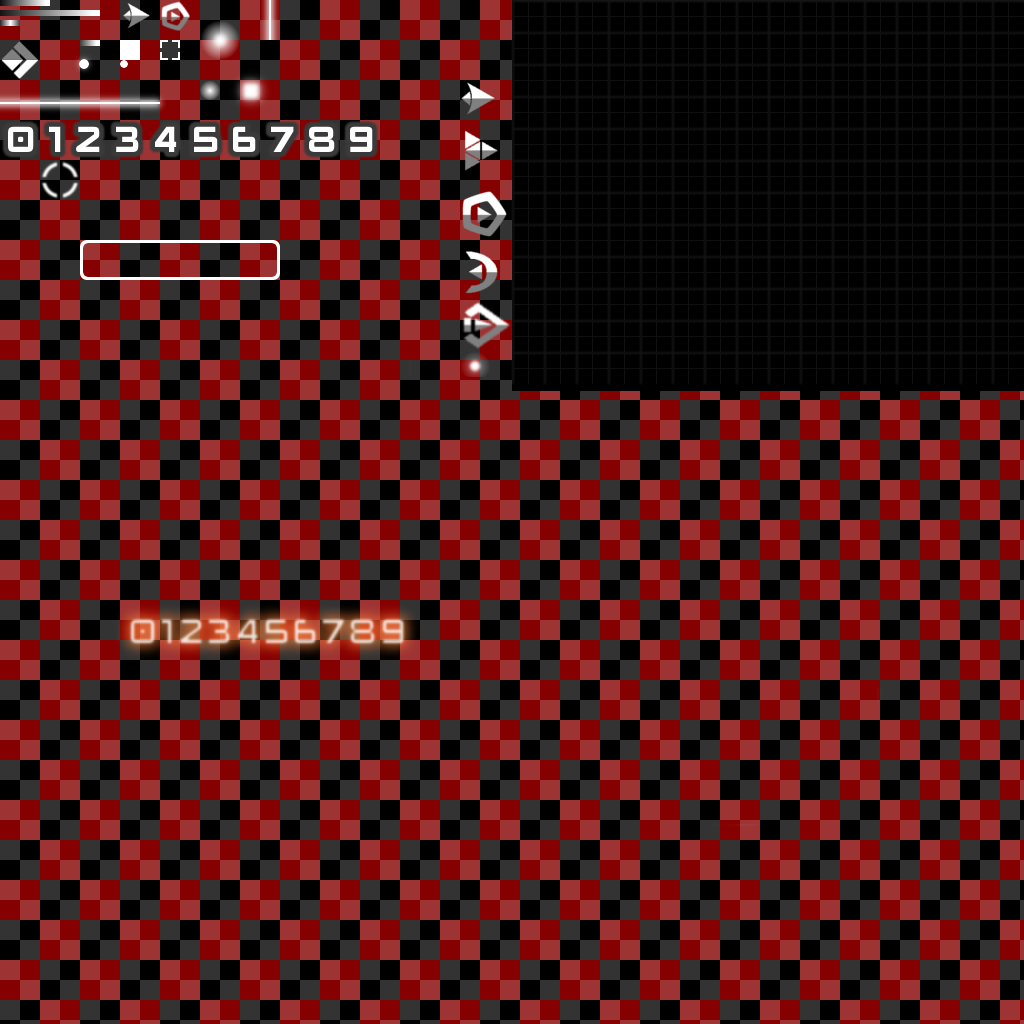
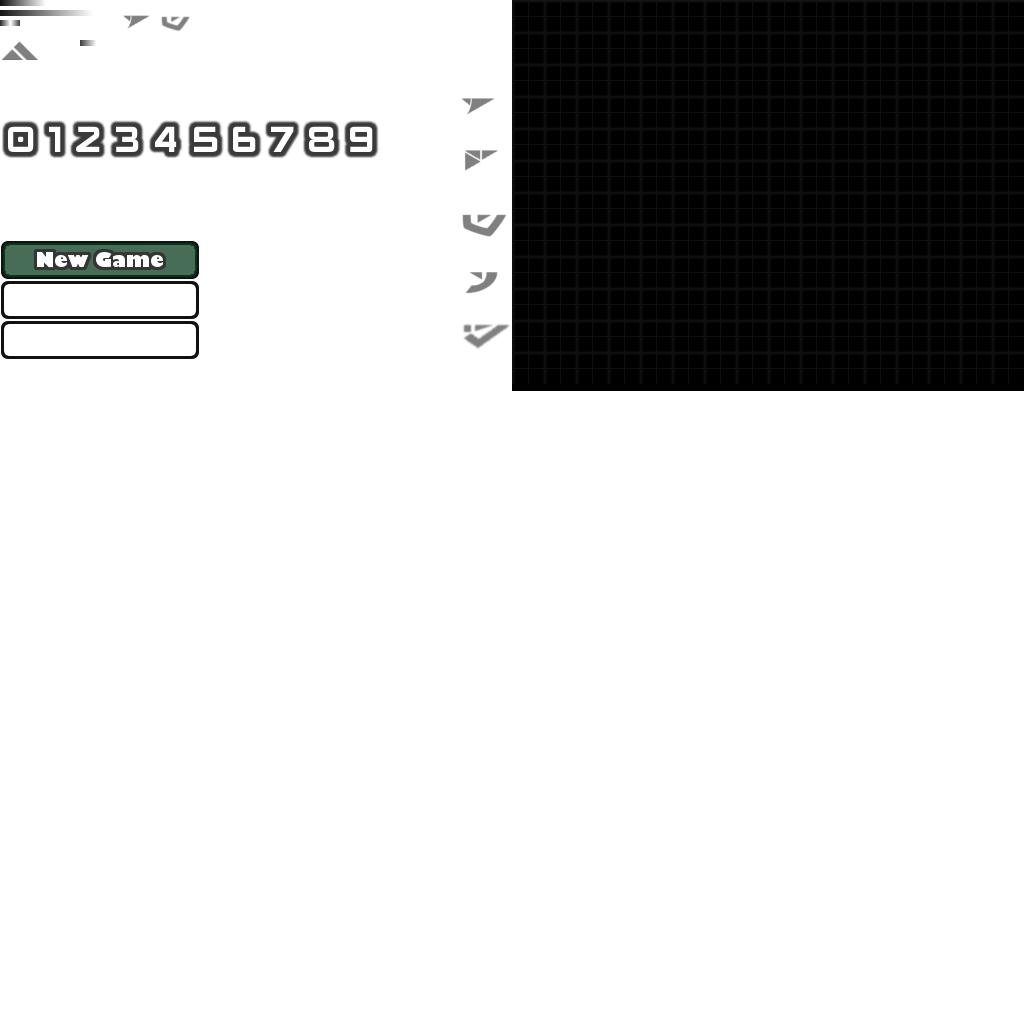
Comparing the layer stacks of the two 1024 × 1024 images. Changes:
added layer "Exit" above "Ebene #5" over (75, 292, 123, 307)
"Ebene #5": opacity 5% → 100%, moved it above "Ebene #6", painted on it over (37, 252, 421, 661)
"Ebene #6": opacity 85% → 100%, moved it above "New Game", painted on it over (34, 249, 407, 646)
removed layer "Alien Glow" (was 71%) over (112, 600, 423, 663)
added layer "Ebene #13" above "Ebene #11" over (3, 243, 197, 277)
added layer "Ebene #11" above "Ebene #12" over (3, 243, 197, 277)
added layer "Ebene #12" above "Ebene #10" over (1, 241, 199, 359)
hid "Ebene #10", painted on it over (1, 240, 280, 359)
hid "Ebene #17" over (0, 0, 1024, 1024)
